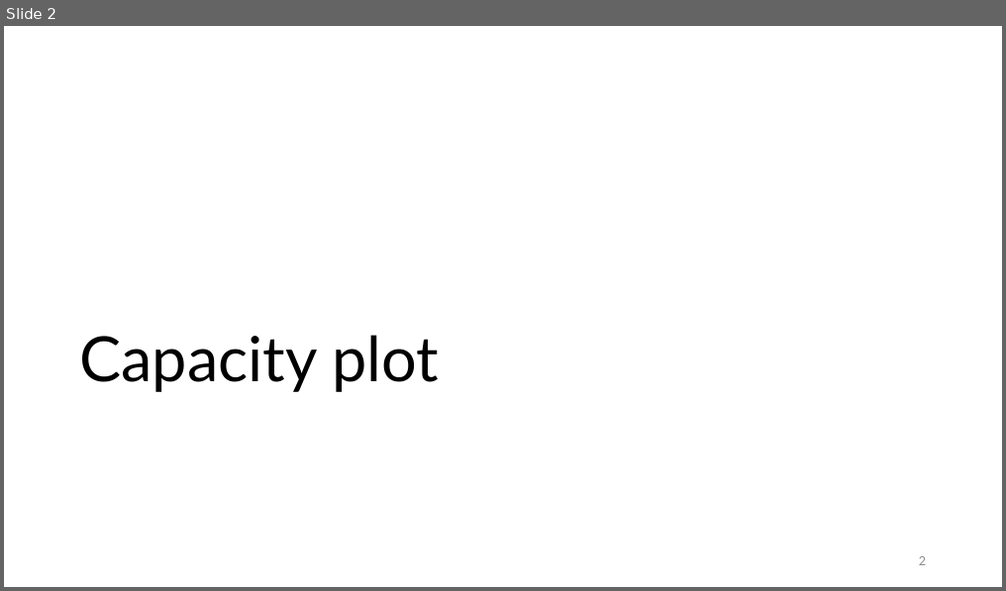
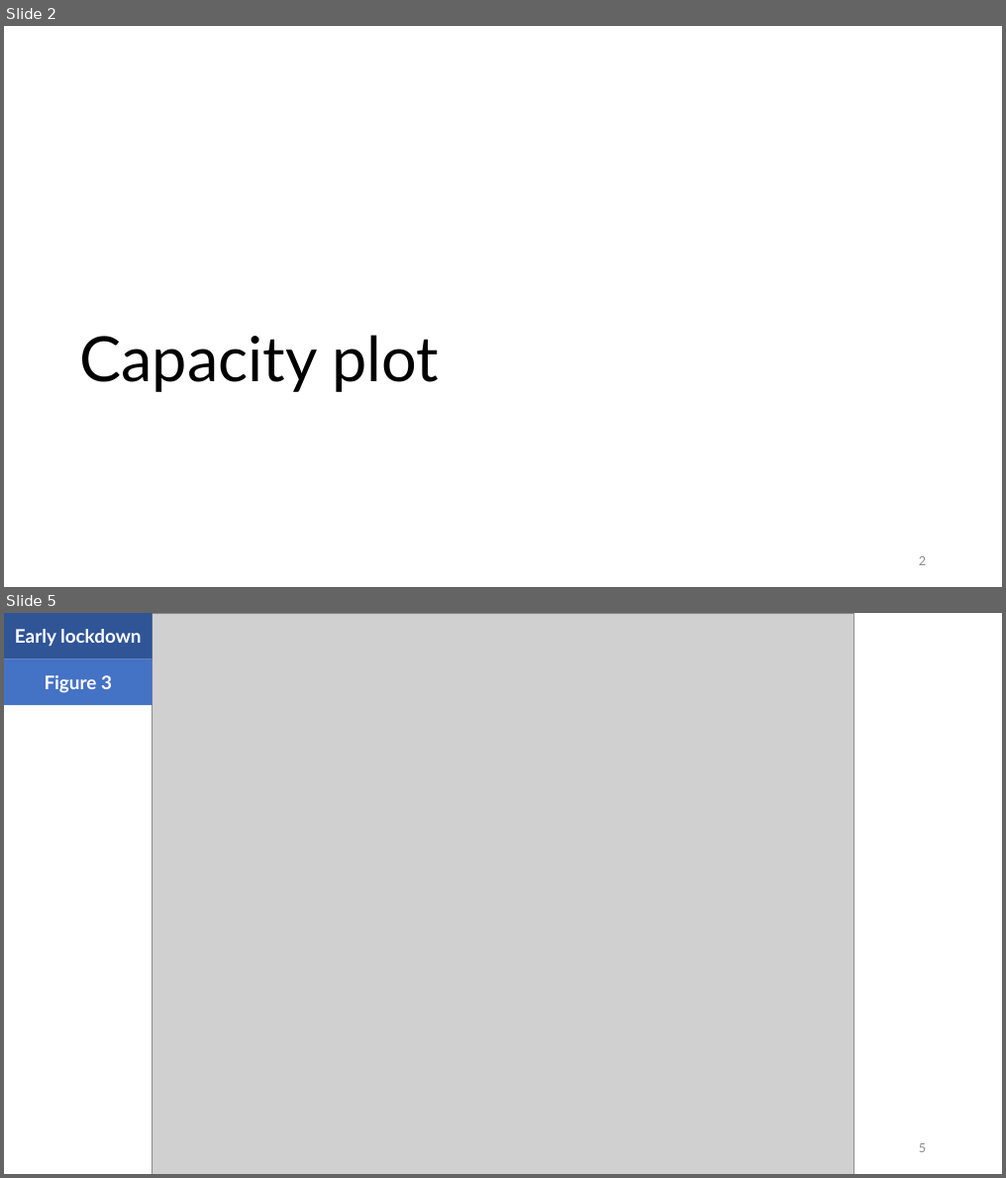
Before and after one commit to maxsal/science_revision, a slide deck: slides/meeting_20210824.pptx. Shown one above the other, each under a label of ours: slide 2 before the commit, slides 2 and 5 after it; the slides between them are not shown. The pictures are 1006x591 and 1006x1178 pixels, drawn with LibreOffice and Linux fonts; fonts in the diff are those of the drawing; grey boxes stand for pictures. Boxes give left, top, right and bottom in pixels: in the first picture for what was removed or moved away, otherwise in the second. Text is boxed around its words. In the diff, an @@ line names an element or a change of style, - is before the commit and + after.

```diff
--- a/slides/meeting_20210824.pptx
+++ b/slides/meeting_20210824.pptx
@@ slide 5 added at [4, 613, 1002, 1174], background #FFFFFF @@
@@ rectangle added at [4, 613, 152, 660], fill #2F5597, 18 pt, text #FFFFFF, bold @@
+Early lockdown
@@ picture added at [152, 613, 854, 1174] @@
@@ rectangle added at [4, 660, 152, 706], fill #4472C4, 18 pt, text #FFFFFF, bold @@
+Figure 3
@@ page number added at [919, 1144, 926, 1153], 12 pt, text #8C8C8C @@
+5
```
Also in this commit, not shown: 2 slides changed, 11 other slides added, 31 other files.
